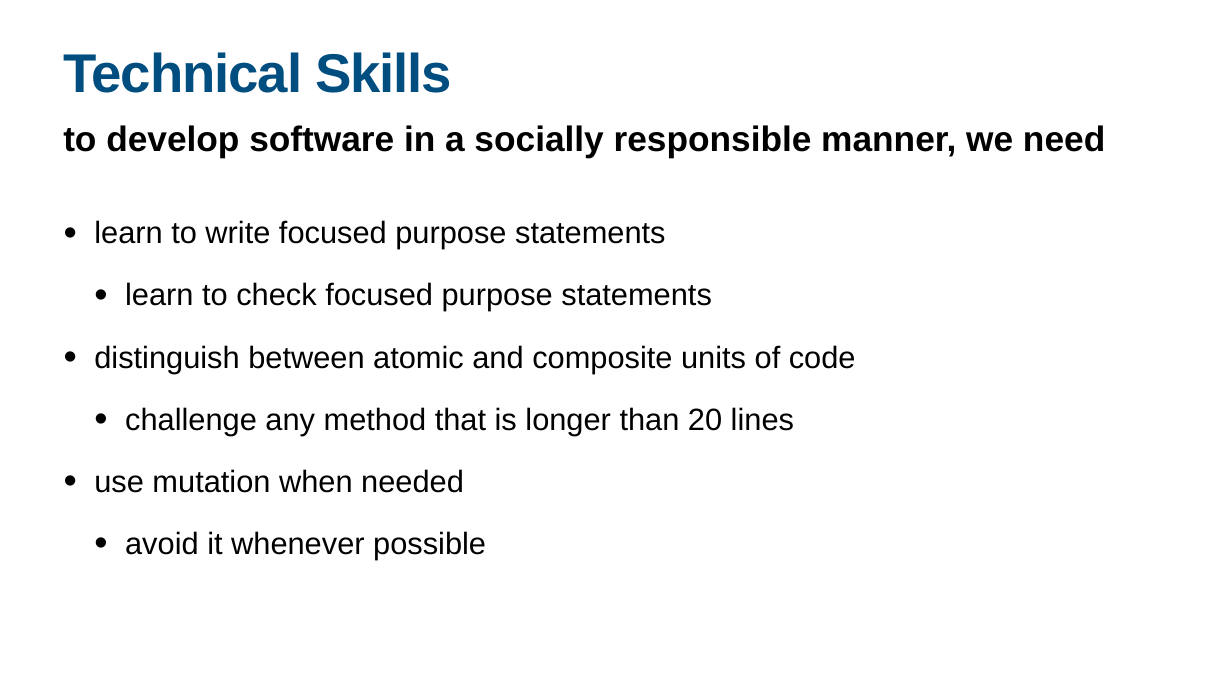
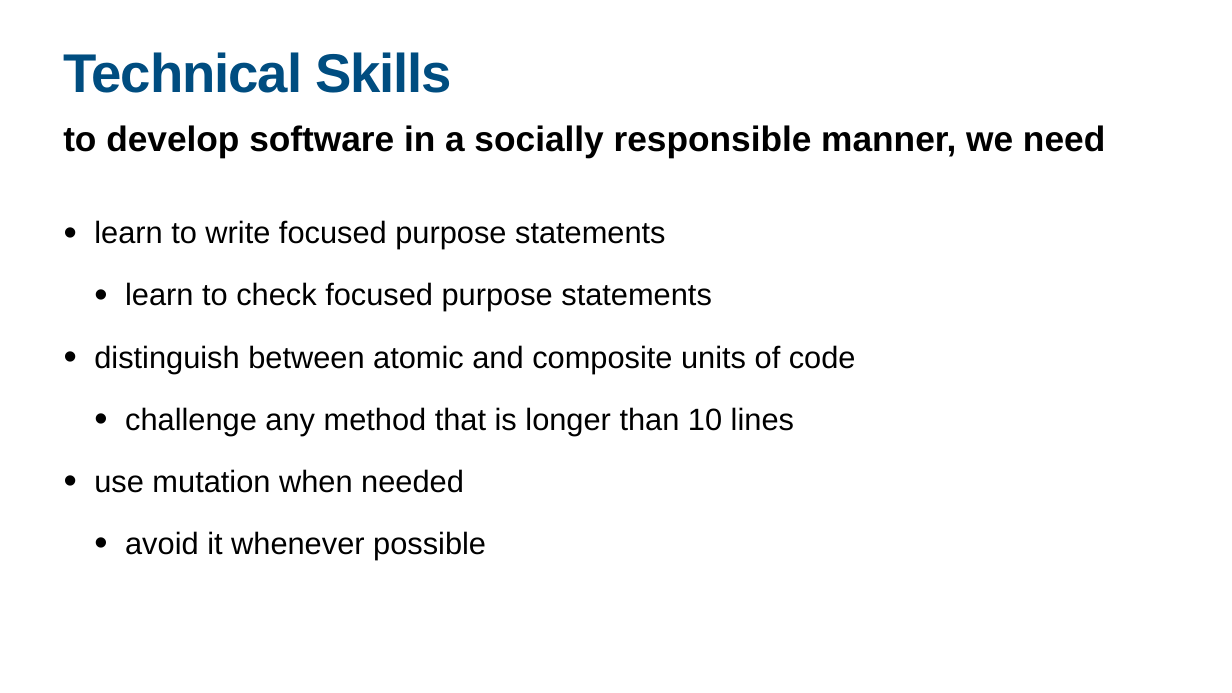
Before and after one commit to mfelleisen/web, a slide deck: slide 48 of matthias/Presentations/GeneTec25/presentation.pptx. Drawn at 1232x693 pixels with LibreOffice and Linux fonts; fonts in the diff are those of the drawing. Boxes give left, top, right and bottom in pixels: in the first picture for what was removed or moved away, otherwise in the second. Text is boxed around its words. In the diff, an @@ line names an element or a change of style, - is before the commit and + after.

```diff
--- a/matthias/Presentations/GeneTec25/presentation.pptx
+++ b/matthias/Presentations/GeneTec25/presentation.pptx
@@ text at <box>125,407,794,435</box>: text changed @@
-  • challenge any method that is longer than 20 lines
+  • challenge any method that is longer than 10 lines
```
Also in this commit, not shown: 9 other slides changed, 2 other files.
